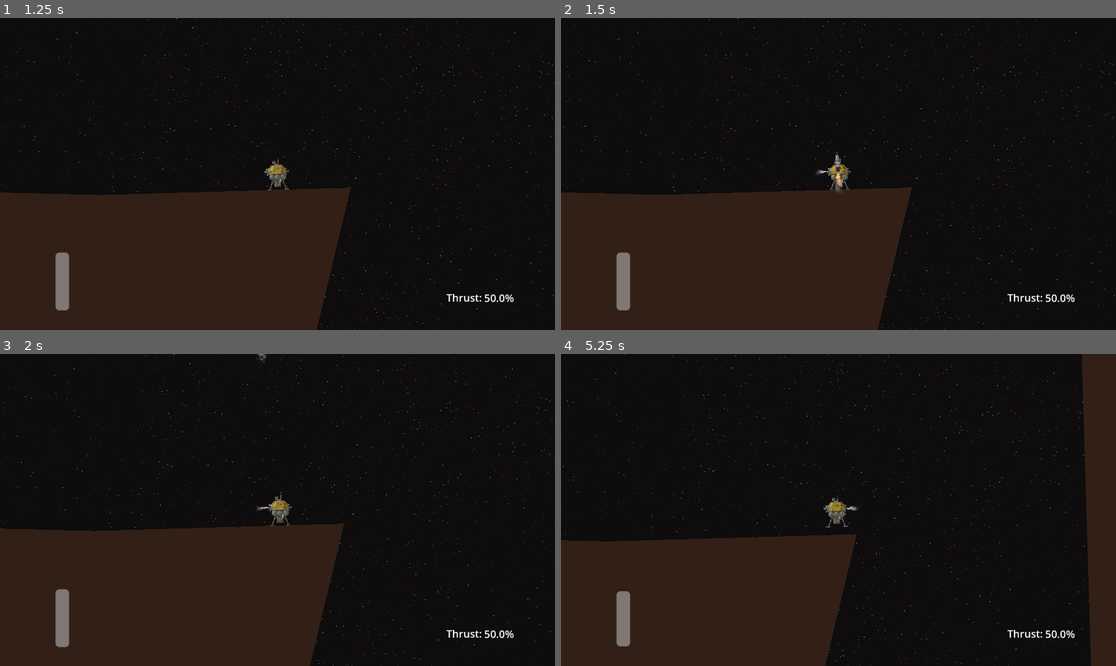
Above: before the commit, frames 1-4 (two rows, left to right).
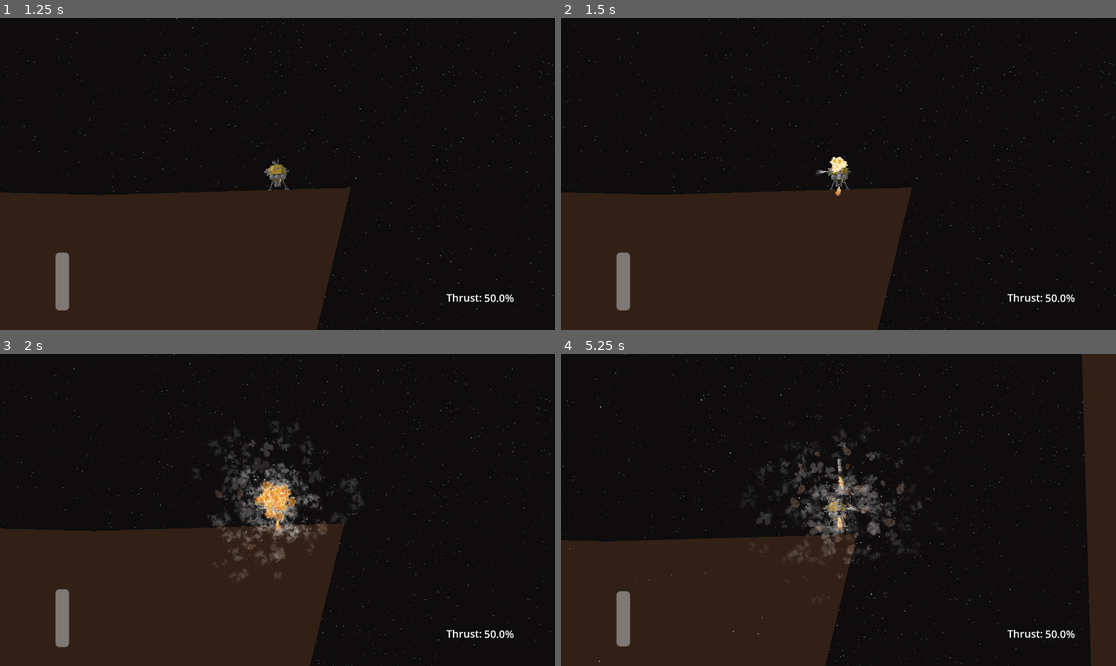
Above: after the commit, the same moments.

Repository: konradius-gitus/konrads-godot-projects
Game: Godot game, scene res://scenes/main_menu.tscn
Same seed, same stepped clock (60 frames per second), same inputs: the game is played once before the commit and once after it.
Inputs (mouse positions are in pixels of both pictures, inside the frame that each line leads up to):
- Up to frame 1 (1.25 s): click "Play" at 0.5 s
- Up to frame 2 (1.5 s): move the mouse to (960, 158) at 1.27 s; press the mouse at (960, 158) at 1.28 s; hold D (move_right) from 1.28 s (still down)
- Up to frame 3 (2 s): keep holding D (move_right)
- Up to frame 4 (5.25 s): move the mouse to (727, 525) at 2.02 s; release D (move_right) at 2.03 s; release the mouse at (727, 525) at 2.03 s; hold S (move_down) 2.03-2.78 s; click (727, 525) at 2.1 s; move the mouse to (894, 441) at 2.77 s; hold D (move_right) 2.78-3.53 s; hold Shift (shift) 2.78-3.53 s; click (894, 441) at 3.05 s; move the mouse to (810, 572) at 3.52 s; hold W (move_up) 3.53-4.28 s; tap Mouse wheel down (wheel_down) at 3.6 s; click (810, 572) at 3.8 s; move the mouse to (1005, 556) at 4.27 s; press the mouse at (1005, 556) at 4.28 s; hold A (move_left) from 4.28 s (still down); tap Mouse wheel up (wheel_up) at 4.35 s; move the mouse to (672, 463) at 5.02 s; release the mouse at (672, 463) at 5.03 s; click (672, 463) at 5.1 s

Frame 1 is identical in both runs. In frame 2, 0.2% of the frame differs, in the area x 48-52%, y 42-58%; in frame 3, 3.2%, in the area x 34-66%, y 0-73%; in frame 4, 2.8%.

Commit message:
explosion improved

Diff:
--- a/game_idk/scenes/explosion.tscn
+++ b/game_idk/scenes/explosion.tscn
@@ -1,6 +1,7 @@
 [gd_scene format=3 uid="uid://ic0gcrhhw8dy"]
 
 [ext_resource type="Texture2D" uid="uid://mk56k80xr5fc" path="res://sprites/thrust_particle.png" id="1_17npe"]
+[ext_resource type="Script" uid="uid://druacj2a1c5t" path="res://scripts/explosion.gd" id="1_nfeox"]
 
 [sub_resource type="CanvasItemMaterial" id="CanvasItemMaterial_nfeox"]
 particles_animation = true
@@ -10,8 +11,8 @@
 
 [sub_resource type="Curve" id="Curve_aw4cw"]
 _limits = [0.0, 7.9115753, 0.0, 1.0]
-_data = [Vector2(0.022140212, 3.603702), 0.0, 0.0, 0, 0, Vector2(0.4501845, 2.2874074), -4.458948, -4.458948, 0, 0, Vector2(0.7084871, 1.330102), -1.7529049, -1.7529049, 0, 0, Vector2(1, 1.2702703), 0.0, 0.0, 0, 0]
-point_count = 4
+_data = [Vector2(0.040590398, 1.9284177), 0.0, 0.0, 0, 0, Vector2(0.24354243, 4.5011754), 0.0, 0.0, 0, 0, Vector2(0.3505535, 1.8685861), -1.4740332, -1.4740332, 0, 0, Vector2(0.7084871, 1.330102), -1.7529049, -1.7529049, 0, 0, Vector2(1, 1.2702703), 0.0, 0.0, 0, 0]
+point_count = 5
 
 [sub_resource type="CurveTexture" id="CurveTexture_3el85"]
 curve = SubResource("Curve_aw4cw")
@@ -38,8 +39,8 @@
 angle_min = 1.0728835e-05
 angle_max = 360.00003
 spread = 180.0
-initial_velocity_min = 22.01
-initial_velocity_max = 273.58
+initial_velocity_min = 47.17
+initial_velocity_max = 569.18
 directional_velocity_min = 1.0
 directional_velocity_max = 1.0
 directional_velocity_curve = SubResource("CurveXYZTexture_v8gpv")
@@ -52,23 +53,49 @@
 anim_speed_max = 1.26
 anim_speed_curve = SubResource("CurveTexture_3el85")
 
+[sub_resource type="ParticleProcessMaterial" id="ParticleProcessMaterial_nfeox"]
+particle_flag_disable_z = true
+angle_min = 1.0728835e-05
+angle_max = 360.00003
+spread = 180.0
+initial_velocity_min = 84.909996
+initial_velocity_max = 367.93
+angular_velocity_min = -516.22003
+angular_velocity_max = 489.05997
+gravity = Vector3(0, 0, 0)
+scale_min = 2.0
+scale_max = 4.0
+color = Color(0.6722489, 0.67224896, 0.6722489, 1)
+
 [sub_resource type="CircleShape2D" id="CircleShape2D_3oo6d"]
 radius = 112.147224
 
 [node name="Explosion" type="Node2D" unique_id=1899293659]
+script = ExtResource("1_nfeox")
 
-[node name="GPUParticles2D" type="GPUParticles2D" parent="." unique_id=576249367]
+[node name="exp_part" type="GPUParticles2D" parent="." unique_id=576249367]
 texture_filter = 1
 material = SubResource("CanvasItemMaterial_nfeox")
 amount = 61
 texture = ExtResource("1_17npe")
-lifetime = 1.3
-explosiveness = 0.84
-randomness = 0.84
+lifetime = 0.77
+explosiveness = 0.98
+randomness = 0.23
 process_material = SubResource("ParticleProcessMaterial_4jttm")
+
+[node name="fine_fx" type="GPUParticles2D" parent="." unique_id=862454665]
+amount = 20
+lifetime = 4.62
+explosiveness = 0.91
+process_material = SubResource("ParticleProcessMaterial_nfeox")
 
 [node name="Area2D" type="Area2D" parent="." unique_id=2096267050]
 
 [node name="CollisionShape2D" type="CollisionShape2D" parent="Area2D" unique_id=1870794062]
 visible = false
 shape = SubResource("CircleShape2D_3oo6d")
+
+[node name="Timer" type="Timer" parent="." unique_id=1130426646]
+wait_time = 3.98
+
+[connection signal="timeout" from="Timer" to="." method="_on_timer_timeout"]
--- a/game_idk/scenes/player.tscn
+++ b/game_idk/scenes/player.tscn
@@ -195,6 +195,7 @@
 shape = SubResource("RectangleShape2D_mcno6")
 
 [node name="rocket_cooldown" type="Timer" parent="." unique_id=1408180589]
+wait_time = 0.143
 
 [connection signal="body_entered" from="." to="." method="_on_body_entered"]
 [connection signal="tank_empty" from="." to="particle_controller/thrust_particle" method="_on_player_tank_empty"]
--- /dev/null
+++ b/game_idk/scripts/explosion.gd
@@ -0,0 +1,18 @@
+extends Node2D
+
+
+# Called when the node enters the scene tree for the first time.
+func _ready() -> void:
+	$exp_part.emitting = true
+	$fine_fx.one_shot = true
+	$fine_fx.emitting = true
+	$exp_part.one_shot = true
+
+
+# Called every frame. 'delta' is the elapsed time since the previous frame.
+func _process(delta: float) -> void:
+	pass
+
+
+func _on_timer_timeout() -> void:
+	queue_free()
--- a/game_idk/scripts/player.gd
+++ b/game_idk/scripts/player.gd
@@ -12,6 +12,8 @@
 signal tank_empty
 signal tank_changed(new_value: float)
 signal thrust_changed(new_value: float)
+signal rocket_spawn(coords: Vector2, angle: float)
+
 
 var last_velocity := Vector2.ZERO
 
@@ -95,11 +97,8 @@
 	var instance
 	if Input.is_action_pressed("rocket") and can_launch:
 		can_launch = false
+		rocket_spawn.emit(global_position,rotation)
 		$rocket_cooldown.start()
-		instance = rocket_scene.instantiate()
-		instance.global_position= global_position
-		instance.global_rotation = global_rotation
-		get_parent().add_child(instance)
 
 func _on_body_entered(body: Node) -> void:
 	if last_velocity.length() >= speed_limit:
--- a/game_idk/scripts/rocket.gd
+++ b/game_idk/scripts/rocket.gd
@@ -7,6 +7,7 @@
 var pointer: Vector2
 
 var last_velocity := Vector2.ZERO
+@onready var explosion = preload("res://scenes/explosion.tscn")
 
 enum AVOID{ground,player,projectiles}
 enum STATE{
@@ -91,8 +92,10 @@
 
 func explode():
 	rocket_explosion.emit(global_position)
-	$life_timer.stop()
-	print("boom!")
+	var instance
+	instance = explosion.instantiate()
+	instance.global_position= global_position
+	get_parent().add_child(instance)
 	queue_free()
 
 func _on_life_timer_timeout() -> void:
--- a/game_idk/scripts/world.gd
+++ b/game_idk/scripts/world.gd
@@ -4,10 +4,15 @@
 @onready var death_screen = $CanvasLayer/Death_Screen
 @onready var player = $Player
 
+
+
+var rocket_scene = preload("res://scenes/rocket.tscn")
+
 # Called when the node enters the scene tree for the first time.
 func _ready() -> void:
 	Engine.time_scale = 1
 	player.connect("player_died", die)
+	player.connect("rocket_spawn", spawn_rocket)
 
 
 # Called every frame. 'delta' is the elapsed time since the previous frame.
@@ -18,3 +23,10 @@
 
 func die():
 	death_screen.show()
+
+func spawn_rocket(coords: Vector2, angle: float):
+	var instance
+	instance = rocket_scene.instantiate()
+	instance.global_position= coords
+	instance.global_rotation = angle
+	add_child(instance)
Not shown, added: game_idk/scripts/explosion.gd.uid
